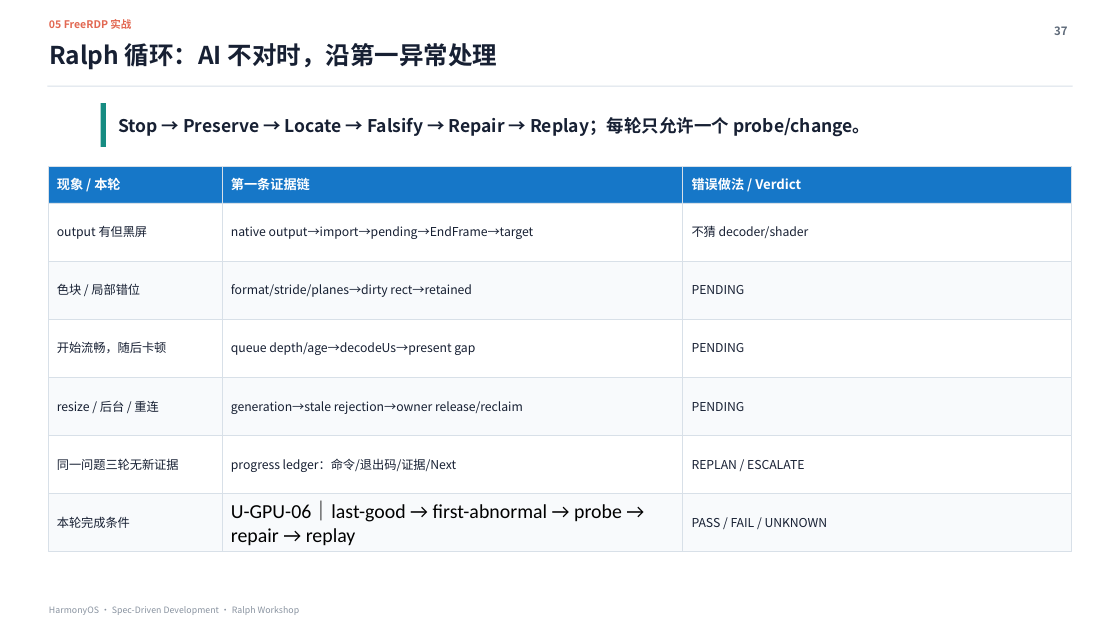
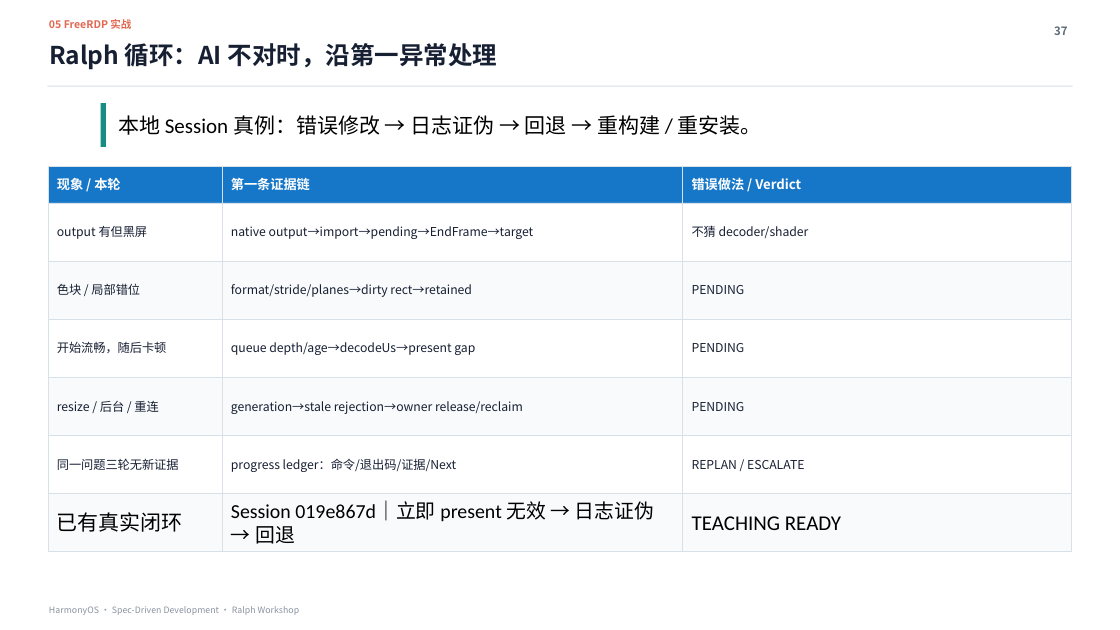
Before and after one commit to xiaomu120413/harmonyos-sdd-ralph-workshop, a slide deck: slide 37 of deliverables/HarmonyOS_SDD_Ralph_Workshop_MDM证据增强版.pptx. Drawn at 1120x630 pixels with LibreOffice and Linux fonts; fonts in the diff are those of the drawing. Boxes give left, top, right and bottom in pixels: in the first picture for what was removed or moved away, otherwise in the second. Text is boxed around its words. In the diff, an @@ line names an element or a change of style, - is before the commit and + after.

```diff
--- a/deliverables/HarmonyOS_SDD_Ralph_Workshop_MDM证据增强版.pptx
+++ b/deliverables/HarmonyOS_SDD_Ralph_Workshop_MDM证据增强版.pptx
@@ text at (x1=118, y1=115, x2=762, y2=135): text changed; size 15 to 18 pt; font Noto Sans CJK SC to Calibri; text colour #172033 to #000000; bold off @@
-Stop → Preserve → Locate → Falsify → Repair → Replay；每轮只允许一个 probe/change。
+本地 Session 真例：错误修改 → 日志证伪 → 回退 → 重构建 / 重安装。
@@ text at (x1=231, y1=501, x2=654, y2=544): text changed @@
-U-GPU-06｜last-good → first-abnormal → probe → repair → replay
+Session 019e867d｜立即 present 无效 → 日志证伪 → 回退
@@ text at (x1=57, y1=512, x2=183, y2=532): text changed; size 10.5 to 18 pt; font Noto Sans CJK SC to Calibri; text colour #172033 to #000000 @@
-本轮完成条件
+已有真实闭环
@@ text at (x1=692, y1=516, x2=841, y2=530): text changed; size 10.5 to 18 pt; font Noto Sans CJK SC to Calibri; text colour #172033 to #000000 @@
-PASS / FAIL / UNKNOWN
+TEACHING READY
```
Also in this commit, not shown: 3 other slides changed, 7 other files.
